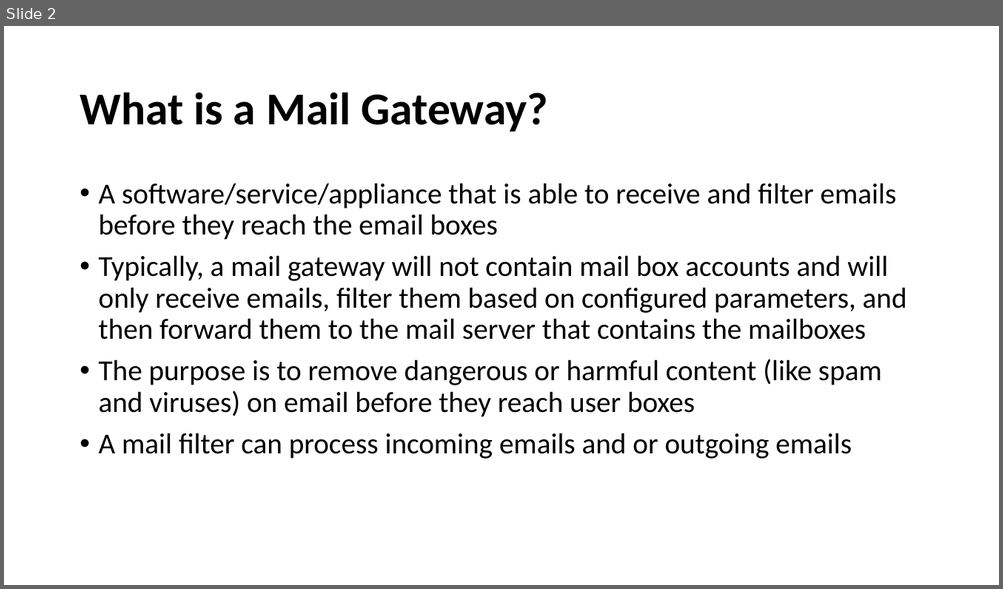
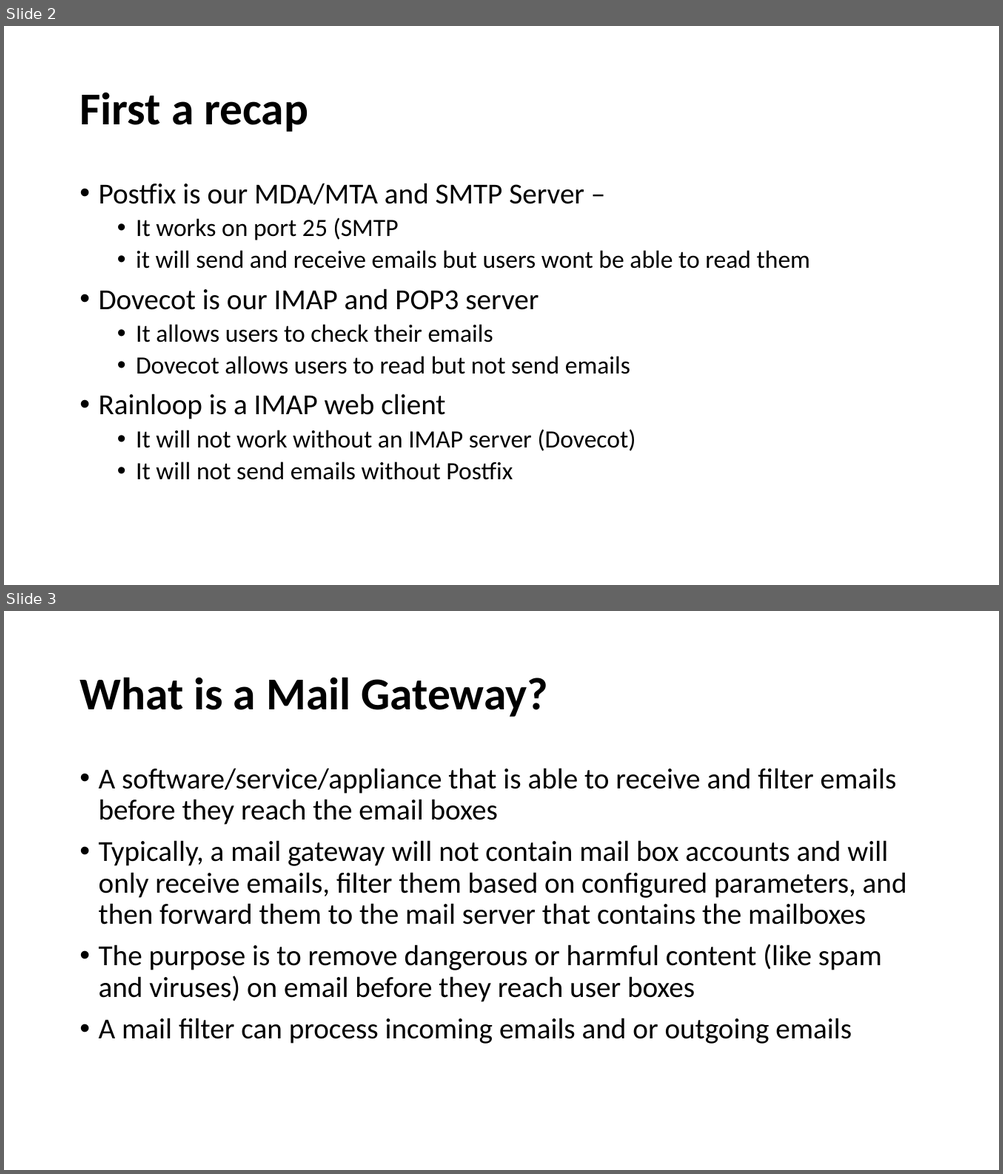
Before and after one commit to afnog/sse, a slide deck: rspamd/rspamd_intro.pptx. Shown one above the other, each under a label of ours: slide 2 before the commit, slides 2 and 3 after it. The pictures are 1003x589 and 1003x1174 pixels, drawn with LibreOffice and Linux fonts; fonts in the diff are those of the drawing. Boxes give left, top, right and bottom in pixels: in the first picture for what was removed or moved away, otherwise in the second. Text is boxed around its words. In the diff, an @@ line names an element or a change of style, - is before the commit and + after.

```diff
--- a/rspamd/rspamd_intro.pptx
+++ b/rspamd/rspamd_intro.pptx
@@ slide 2 added at (x1=4, y1=26, x2=999, y2=585), background #FFFFFF @@
@@ title added at (x1=79, y1=92, x2=308, y2=132), 44 pt, text #000000, bold @@
+First a recap
@@ text added at (x1=99, y1=183, x2=810, y2=480), 24 pt, text #000000 @@
+• Postfix is our MDA/MTA and SMTP Server –
+  • It works on port 25 (SMTP
+  • it will send and receive emails but users wont be able to read them
+• Dovecot is our IMAP and POP3 server
+  • It allows users to check their emails
+  • Dovecot allows users to read but not send emails
+• Rainloop is a IMAP web client
+  • It will not work without an IMAP server (Dovecot)
+  • It will not send emails without Postfix
@@ what was slide 2 is now slide 3 @@
```
Also in this commit, not shown: 1 slide changed, 3 other files.
